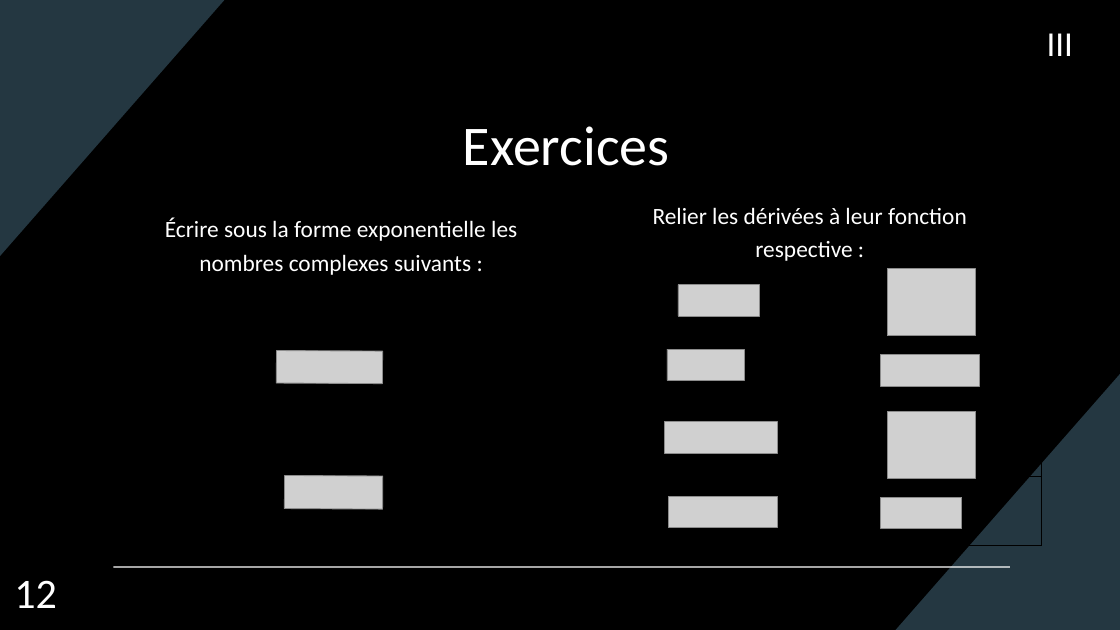
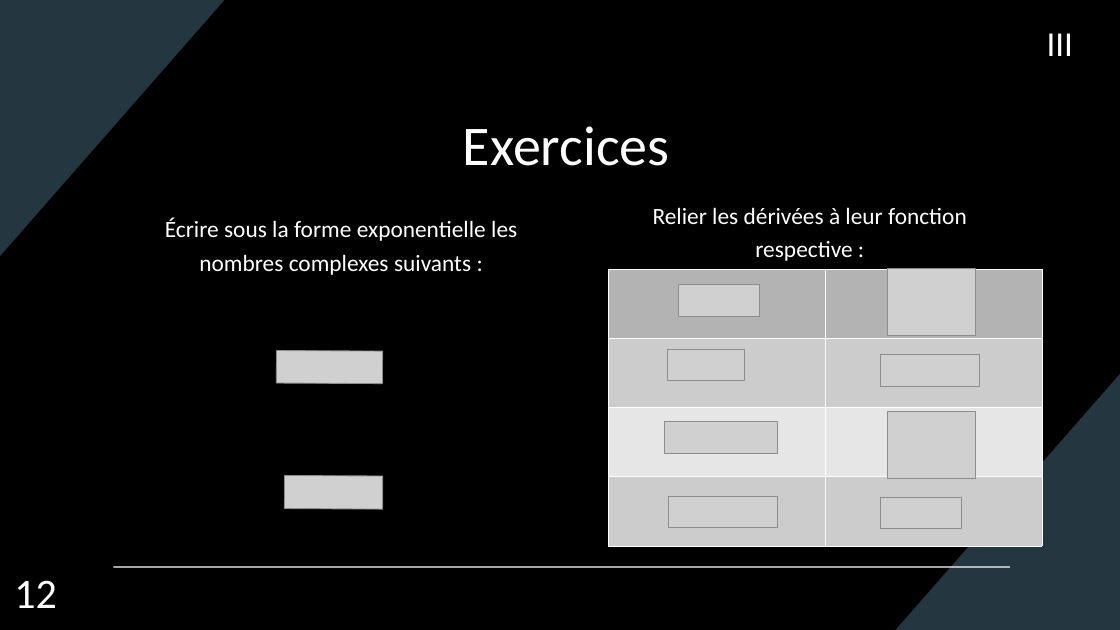
Before and after one commit to Iziram/iutCours, a slide deck: slide 12 of Maths/ArcCos-ArcSin.odp. Drawn at 1120x630 pixels with LibreOffice and Linux fonts; fonts in the diff are those of the drawing; grey boxes stand for pictures. Boxes give left, top, right and bottom in pixels: in the first picture for what was removed or moved away, otherwise in the second. Text is boxed around its words. In the diff, an @@ line names an element or a change of style, - is before the commit and + after.

```diff
--- a/Maths/ArcCos-ArcSin.odp
+++ b/Maths/ArcCos-ArcSin.odp
@@ table at <box>608,269,1042,546</box> @@
@@ borders changed @@
```
Also in this commit, not shown: 1 other slide changed.
